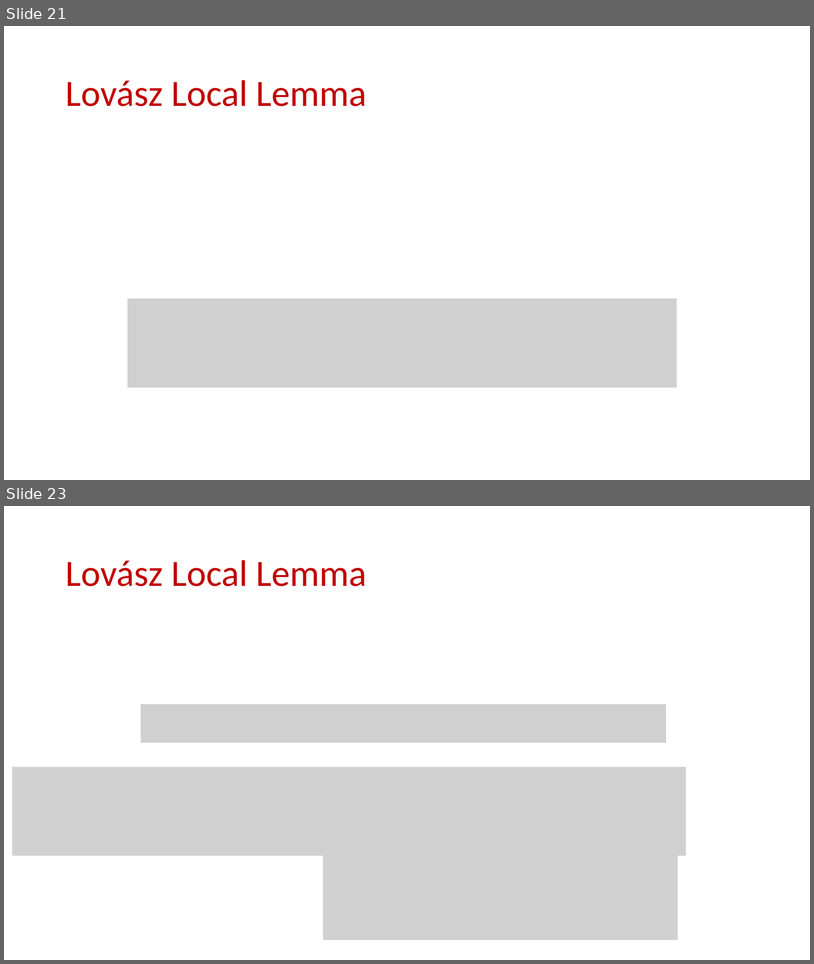
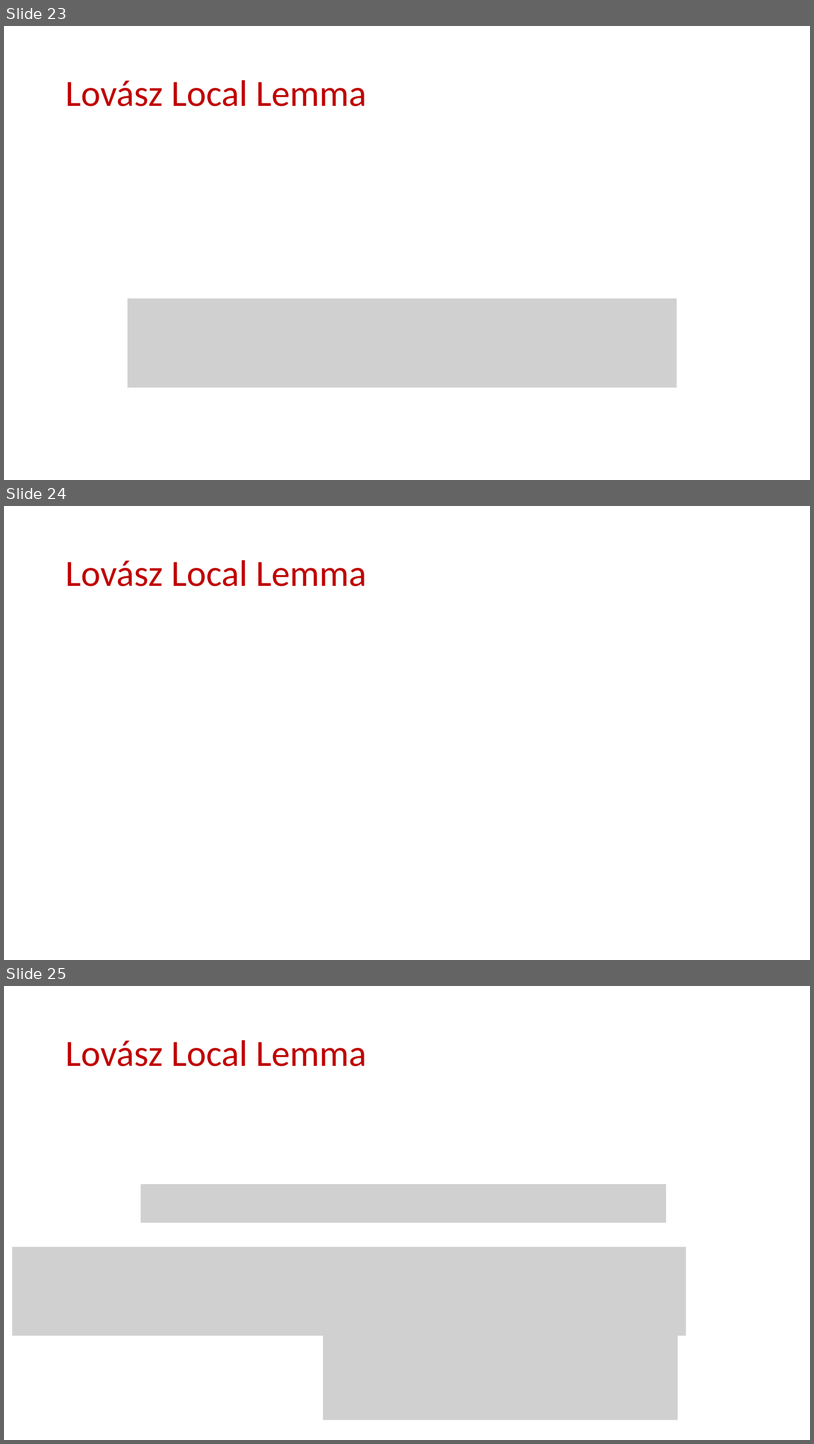
Before and after one commit to samsonzhou/samsonzhou.github.io, a slide deck: CSCE658-S24/L14.pptx. Shown one above the other, each under a label of ours: slides 21 and 23 before the commit, slides 23, 24 and 25 after it; the slides between them are not shown. The pictures are 814x964 and 814x1444 pixels, drawn with LibreOffice and Linux fonts; fonts in the diff are those of the drawing; grey boxes stand for pictures. Boxes give left, top, right and bottom in pixels: in the first picture for what was removed or moved away, otherwise in the second. Text is boxed around its words. In the diff, an @@ line names an element or a change of style, - is before the commit and + after.

```diff
--- a/CSCE658-S24/L14.pptx
+++ b/CSCE658-S24/L14.pptx
@@ slide 24 added at box(4, 506, 810, 960), background #FFFFFF @@
@@ title added at box(65, 560, 366, 586), 44 pt, text #C00000 @@
+Lovász Local Lemma
@@ what was slide 21 is now slide 23 @@
@@ what was slide 23 is now slide 25 @@
```
Also in this commit, not shown: 1 other slide added.
